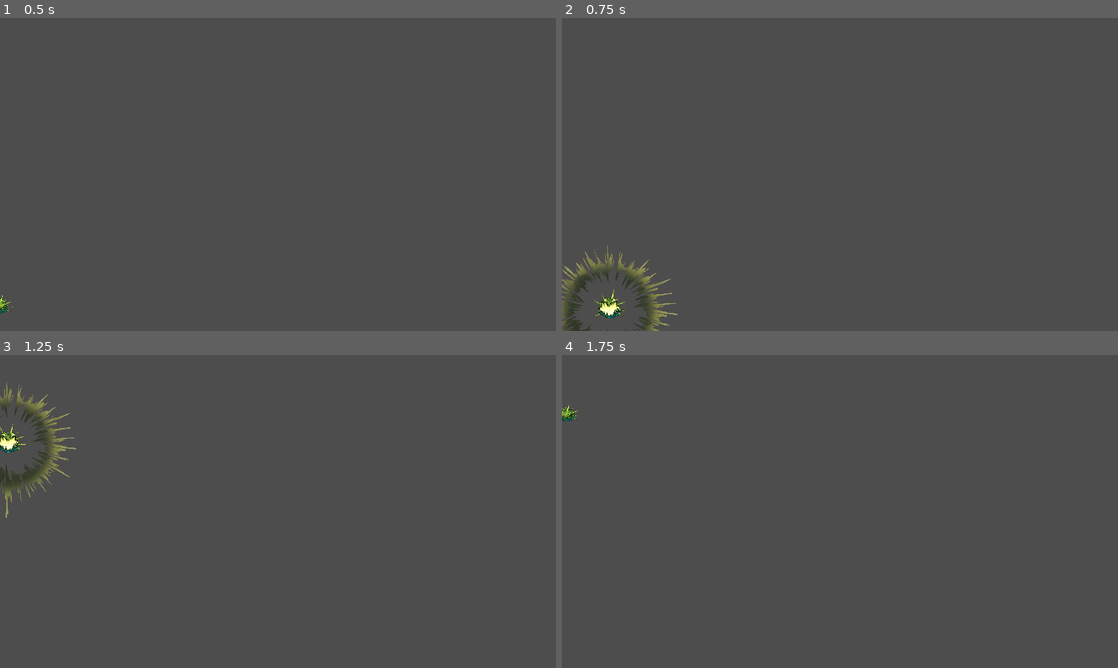
Above: before the commit, frames 1-4 (two rows, left to right).
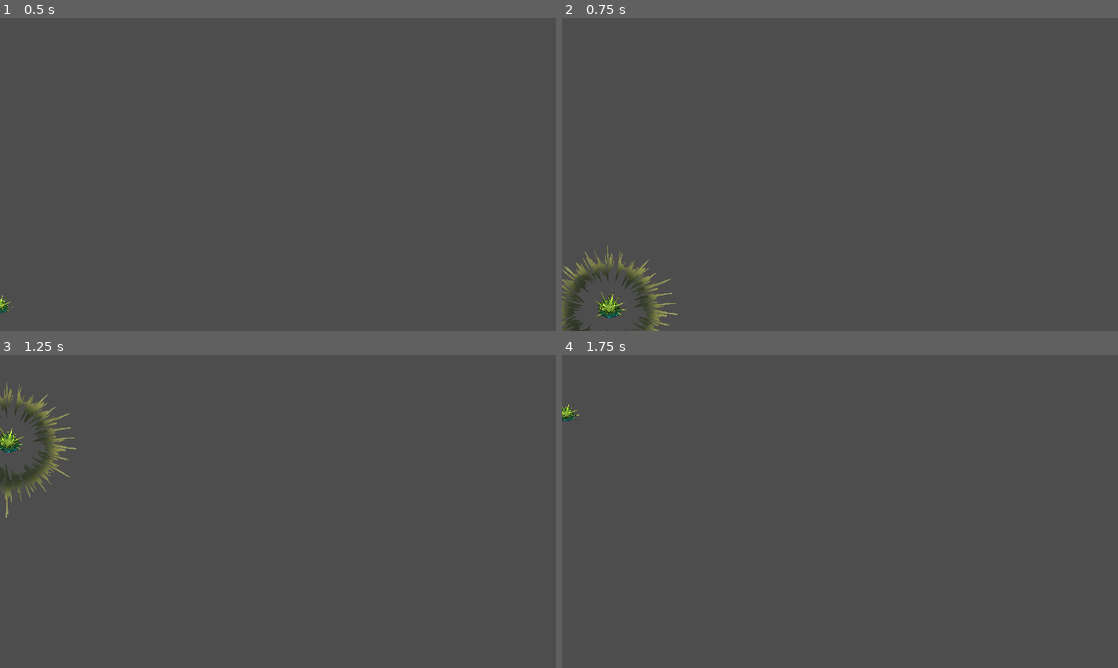
Above: after the commit, the same moments.

Repository: Kunut0/GameJam23_05
Game: Godot game, scene res://Szene/AnxietyShadow.tscn
Same seed, same stepped clock (60 frames per second), same inputs: the game is played once before the commit and once after it. This scene is started directly instead of the project's main scene.
Inputs:
- Up to frame 1 (0.5 s): no input
- Up to frame 2 (0.75 s): tap Enter at 0.5 s; hold Right (ui_right) from 0.53 s (still down); tap Ctrl (ui_ctrl) at 0.6 s
- Up to frame 3 (1.25 s): keep holding Right (ui_right); tap Space (ui_select) at 0.77, 1.07 s; tap S (ui_s) at 0.8 s
- Up to frame 4 (1.75 s): keep holding Right (ui_right); tap S (ui_s) at 1.35 s; tap Space (ui_select) at 1.52 s; tap W (ui_w) at 1.55 s

Frame 1 is identical in both runs. In frame 2, 0.2% of the frame differs, in the area x 5-12%, y 86-96%; in frame 3, 0.2%; in frame 4, less than 0.1%.

Commit message:
Push 13:49

Diff:
--- a/gamejamulm/Script/AngerShadow.gd
+++ b/gamejamulm/Script/AngerShadow.gd
@@ -53,16 +53,19 @@
 		#makes player jump when on floor
 		if Input.is_action_just_pressed("ui_up") and is_on_floor():
 			velocity.y = jump_force
+			$Jump.play()
 
 		if Input.is_action_just_pressed("ui_down"):
 			if is_on_floor() and dash_allowed:
 				dashing = true
 				dash_allowed = false
 				dash_timer.start()
+				$Dash.play()
 			elif not is_on_floor():
 				velocity += get_gravity() * delta * 200
 
 		if Input.is_action_just_pressed("ui_ctrl"):
+			$Ability.play()
 			firetrail.get_child(0).adding = true
 			await get_tree().create_timer(0.7).timeout
 			firetrail.get_child(0).adding = false
--- a/gamejamulm/Script/AnxietyShadow.gd
+++ b/gamejamulm/Script/AnxietyShadow.gd
@@ -50,9 +50,11 @@
 		#makes player jump when on floor
 		if Input.is_action_just_pressed("ui_up") and is_on_floor():
 			velocity.y = jump_force
+			$Jump.play(1)
 
 		if Input.is_action_just_pressed("ui_down"):
 			if is_on_floor() and dash_allowed:
+				$Dash.play()
 				dashing = true
 				dash_allowed = false
 				dash_timer.start()
@@ -60,18 +62,19 @@
 				velocity += get_gravity() * delta * 300
 
 		if Input.is_action_just_pressed("ui_ctrl"):
-			sprite.play("scream")
+
 			sprite.scale += Vector2(0.05, 0.05)
 			scream_sprite.self_modulate.a = 0.5
 			scream_sprite.show()
+			$Ability.play()
 			await get_tree().create_timer(0.7).timeout
 			scream_sprite.self_modulate.a = 1
 			scream.emit()
 			sprite.scale = Vector2(0.138, 0.138)
-			sprite.play("default")
-
+			sprite.play("scream")
 			await get_tree().create_timer(0.125).timeout
 			scream_sprite.hide()
+			sprite.play("default")
 
 	move_and_slide()
 
--- a/gamejamulm/Script/GriefShadow.gd
+++ b/gamejamulm/Script/GriefShadow.gd
@@ -62,9 +62,11 @@
 		#makes player jump when on floor
 		if Input.is_action_just_pressed("ui_up") and is_on_floor():
 			velocity.y = jump_force
+			$Jump.play()
 
 		if Input.is_action_just_pressed("ui_down"):
 			if is_on_floor() and dash_allowed:
+				$Dash.play()
 				dashing = true
 				dash_allowed = false
 				dash_timer.start()
@@ -72,6 +74,7 @@
 				velocity += get_gravity() * delta * 200
 
 		if Input.is_action_just_pressed("ui_ctrl") and puddle_allowed:
+			$Ability.play()
 			puddle_allowed = false
 			sprite.play("blink")
 			var x = -100
--- a/gamejamulm/Script/player_1.gd
+++ b/gamejamulm/Script/player_1.gd
@@ -72,10 +72,12 @@
 		if Input.is_action_just_pressed("ui_w") and is_on_floor():
 			velocity.y = jump_force
 			sprite.play("jump")
+			$Jump.play()
 
 		#slide
 		if Input.is_action_just_pressed("ui_s"):
 			if is_on_floor() and Cooldown.on_cooldown["dashing"][0] == false:
+				$Slide.play()
 				Cooldown.on_cooldown["dashing"][0] = true
 				dashing = true
 				dash_collision.disabled = false
@@ -90,6 +92,7 @@
 	move_and_slide()
 	if Input.is_action_pressed("ui_select") and Cooldown.on_cooldown["flashlight"][0] == false and stunned == false:
 		if lichtkegel_sichtbar == false:
+			$Flashlight.play()
 			lichtkegel.show()
 			lichtkegel.monitoring = true
 			lichtkegel_sichtbar = true
@@ -104,6 +107,7 @@
 	if lichtkegel_sichtbar and enemy_sight:
 		light_timer += 1*delta
 		if light_timer > 0.25:
+			$Stun.play()
 			lichtkegel.modulate = Color("ffff00")
 			flashlight.emit()
 			lichtkegel.monitoring = false
--- a/gamejamulm/Szene/AngerShadow.tscn
+++ b/gamejamulm/Szene/AngerShadow.tscn
@@ -13,6 +13,10 @@
 [ext_resource type="Texture2D" uid="uid://cojbf0prtckpi" path="res://Assets/anger/rage18.png" id="10_3ohsg"]
 [ext_resource type="Texture2D" uid="uid://cmuy6hjvn7avp" path="res://Assets/anger/rage20.png" id="11_1ieex"]
 [ext_resource type="Texture2D" uid="uid://bych253eqnovn" path="res://Assets/anger/rage22.png" id="12_nf1ea"]
+[ext_resource type="AudioStream" uid="uid://dyanyacdbbsf5" path="res://Assets/Musik/Sounds/player_2_jump.ogg" id="14_n207h"]
+[ext_resource type="AudioStream" uid="uid://bwf5j3i8s42sb" path="res://Assets/Musik/anger_music.mp3" id="15_mnxeu"]
+[ext_resource type="AudioStream" uid="uid://64dq4b4ewe4" path="res://Assets/Musik/Sounds/fire_ability.wav" id="16_a7m3x"]
+[ext_resource type="AudioStream" uid="uid://bbpbgxsu05xxg" path="res://Assets/Musik/Sounds/slide.wav" id="17_rcbed"]
 
 [sub_resource type="SpriteFrames" id="SpriteFrames_x4uv4"]
 animations = [{
@@ -89,6 +93,20 @@
 
 [node name="Line2D" parent="." instance=ExtResource("3_jsoal")]
 
+[node name="Jump" type="AudioStreamPlayer2D" parent="."]
+stream = ExtResource("14_n207h")
+volume_db = 5.115
+
+[node name="Background_Music" type="AudioStreamPlayer2D" parent="."]
+stream = ExtResource("15_mnxeu")
+autoplay = true
+
+[node name="Ability" type="AudioStreamPlayer2D" parent="."]
+stream = ExtResource("16_a7m3x")
+
+[node name="Dash" type="AudioStreamPlayer2D" parent="."]
+stream = ExtResource("17_rcbed")
+
 [connection signal="body_entered" from="Hurtbox" to="." method="_on_hurtbox_body_entered"]
 [connection signal="screen_exited" from="VisibleOnScreenNotifier2D" to="." method="_on_visible_on_screen_notifier_2d_screen_exited"]
 [connection signal="timeout" from="DashTimer" to="." method="_on_dash_timer_timeout"]
--- a/gamejamulm/Szene/AnxietyShadow.tscn
+++ b/gamejamulm/Szene/AnxietyShadow.tscn
@@ -6,6 +6,10 @@
 [ext_resource type="Texture2D" uid="uid://bu41omkcyrehf" path="res://Assets/anxiety/anxiety_move_frame_3.png" id="4_11pgx"]
 [ext_resource type="Texture2D" uid="uid://crchj8dn4xkg6" path="res://Assets/anxiety/anxiety_scream_frame_1.png" id="5_oehla"]
 [ext_resource type="Texture2D" uid="uid://cdjf7osrooqva" path="res://Assets/anxiety/anxiety_scream_effect.png" id="6_ro8sb"]
+[ext_resource type="AudioStream" uid="uid://dyanyacdbbsf5" path="res://Assets/Musik/Sounds/player_2_jump.ogg" id="7_s3lvx"]
+[ext_resource type="AudioStream" uid="uid://2rx370c16mfd" path="res://Assets/Musik/anxiety_music.mp3" id="8_6cd55"]
+[ext_resource type="AudioStream" uid="uid://u1gesyfrjh3k" path="res://Assets/Musik/Sounds/scream.wav" id="9_6bl1b"]
+[ext_resource type="AudioStream" uid="uid://bbpbgxsu05xxg" path="res://Assets/Musik/Sounds/slide.wav" id="10_616d6"]
 
 [sub_resource type="AtlasTexture" id="AtlasTexture_ygwlx"]
 atlas = ExtResource("2_mlvtf")
@@ -92,6 +96,21 @@
 rotation = 1.5708
 shape = SubResource("CapsuleShape2D_dcgf1")
 
+[node name="Jump" type="AudioStreamPlayer2D" parent="."]
+stream = ExtResource("7_s3lvx")
+volume_db = 5.115
+
+[node name="Background_Music" type="AudioStreamPlayer2D" parent="."]
+stream = ExtResource("8_6cd55")
+autoplay = true
+
+[node name="Ability" type="AudioStreamPlayer2D" parent="."]
+stream = ExtResource("9_6bl1b")
+volume_db = -6.865
+
+[node name="Dash" type="AudioStreamPlayer2D" parent="."]
+stream = ExtResource("10_616d6")
+
 [connection signal="body_entered" from="Hurtbox" to="." method="_on_hurtbox_body_entered"]
 [connection signal="screen_exited" from="VisibleOnScreenNotifier2D" to="." method="_on_visible_on_screen_notifier_2d_screen_exited"]
 [connection signal="timeout" from="DashTimer" to="." method="_on_dash_timer_timeout"]
--- a/gamejamulm/Szene/GriefShadow.tscn
+++ b/gamejamulm/Szene/GriefShadow.tscn
@@ -10,6 +10,10 @@
 [ext_resource type="Texture2D" uid="uid://bcb35pvgu5b8t" path="res://Assets/grief/Katharsis_grief_move_frame4.png" id="8_3tbno"]
 [ext_resource type="Texture2D" uid="uid://wdr8wflgaeyl" path="res://Assets/grief/Katharsis_grief_move_frame_5.png" id="9_amoqw"]
 [ext_resource type="Texture2D" uid="uid://6no5cn8lufai" path="res://Assets/grief/Katharsis_grief_move_frame_6.png" id="10_71ohq"]
+[ext_resource type="AudioStream" uid="uid://dyanyacdbbsf5" path="res://Assets/Musik/Sounds/player_2_jump.ogg" id="11_dim2u"]
+[ext_resource type="AudioStream" uid="uid://ccu7seakgrukx" path="res://Assets/Musik/sadness_music.mp3" id="12_o3lxq"]
+[ext_resource type="AudioStream" uid="uid://bkrc2uyiiwug0" path="res://Assets/Musik/Sounds/pfuetze.wav" id="13_nwgfa"]
+[ext_resource type="AudioStream" uid="uid://bbpbgxsu05xxg" path="res://Assets/Musik/Sounds/slide.wav" id="14_ql1w3"]
 
 [sub_resource type="SpriteFrames" id="SpriteFrames_7jyy7"]
 animations = [{
@@ -98,6 +102,20 @@
 [node name="PuddleSpawnpoint1" type="Marker2D" parent="."]
 position = Vector2(0, -34)
 
+[node name="Jump" type="AudioStreamPlayer2D" parent="."]
+stream = ExtResource("11_dim2u")
+volume_db = 5.115
+
+[node name="Background_Music" type="AudioStreamPlayer2D" parent="."]
+stream = ExtResource("12_o3lxq")
+autoplay = true
+
+[node name="Ability" type="AudioStreamPlayer2D" parent="."]
+stream = ExtResource("13_nwgfa")
+
+[node name="Dash" type="AudioStreamPlayer2D" parent="."]
+stream = ExtResource("14_ql1w3")
+
 [connection signal="body_entered" from="Hurtbox" to="." method="_on_hurtbox_body_entered"]
 [connection signal="screen_exited" from="VisibleOnScreenNotifier2D" to="." method="_on_visible_on_screen_notifier_2d_screen_exited"]
 [connection signal="timeout" from="DashTimer" to="." method="_on_dash_timer_timeout"]
--- a/gamejamulm/Szene/Player1.tscn
+++ b/gamejamulm/Szene/Player1.tscn
@@ -15,6 +15,10 @@
 [ext_resource type="Texture2D" uid="uid://c0txjnkbfj46v" path="res://Assets/Player/silde_anim_4.png" id="5_dbdvu"]
 [ext_resource type="Texture2D" uid="uid://dfc1rdsdjx0c4" path="res://Assets/Player/jump_anim_2.png" id="6_3o0kx"]
 [ext_resource type="Texture2D" uid="uid://dp7i51svh6uta" path="res://Assets/Player/walk_anim_5.png" id="6_53f7o"]
+[ext_resource type="AudioStream" uid="uid://cjkqv3tfff81e" path="res://Assets/Musik/Sounds/flashlight.wav" id="16_60oip"]
+[ext_resource type="AudioStream" uid="uid://bxs7whno87y7n" path="res://Assets/Musik/Sounds/player_1_jump.wav" id="17_fdvv8"]
+[ext_resource type="AudioStream" uid="uid://bbpbgxsu05xxg" path="res://Assets/Musik/Sounds/slide.wav" id="18_hn70k"]
+[ext_resource type="AudioStream" uid="uid://bobtvv4psvuw4" path="res://Assets/Musik/Sounds/stun.wav" id="19_ua3lf"]
 
 [sub_resource type="AtlasTexture" id="AtlasTexture_kegoh"]
 atlas = ExtResource("2_bffft")
@@ -183,6 +187,19 @@
 animation = &"walk"
 autoplay = "default"
 
+[node name="Flashlight" type="AudioStreamPlayer2D" parent="."]
+stream = ExtResource("16_60oip")
+
+[node name="Jump" type="AudioStreamPlayer2D" parent="."]
+stream = ExtResource("17_fdvv8")
+volume_db = -6.251
+
+[node name="Slide" type="AudioStreamPlayer2D" parent="."]
+stream = ExtResource("18_hn70k")
+
+[node name="Stun" type="AudioStreamPlayer2D" parent="."]
+stream = ExtResource("19_ua3lf")
+
 [connection signal="body_entered" from="Lichtkegel" to="." method="_on_lichtkegel_body_entered"]
 [connection signal="body_exited" from="Lichtkegel" to="." method="_on_lichtkegel_body_exited"]
 [connection signal="timeout" from="DashTimer" to="." method="_on_timer_timeout"]
Not shown, added: gamejamulm/Assets/Musik/Sounds/Click.wav.import
Not shown, added: gamejamulm/Assets/Musik/Sounds/fire_ability.wav.import
Not shown, added: gamejamulm/Assets/Musik/Sounds/flashlight.wav.import
Not shown, added: gamejamulm/Assets/Musik/Sounds/pfuetze.wav.import
Not shown, added: gamejamulm/Assets/Musik/Sounds/player_1_jump.wav.import
Not shown, added: gamejamulm/Assets/Musik/Sounds/player_2_jump.ogg.import
Not shown, added: gamejamulm/Assets/Musik/Sounds/scream.wav.import
Not shown, added: gamejamulm/Assets/Musik/Sounds/slide.wav.import
Not shown, added: gamejamulm/Assets/Musik/Sounds/stun.wav.import
Not shown, added: gamejamulm/Assets/Musik/anger_music.mp3.import
Not shown, added: gamejamulm/Assets/Musik/anxiety_music.mp3.import
Not shown, added: gamejamulm/Assets/Musik/main_menu_music.mp3.import
(and 18 more such lines)
